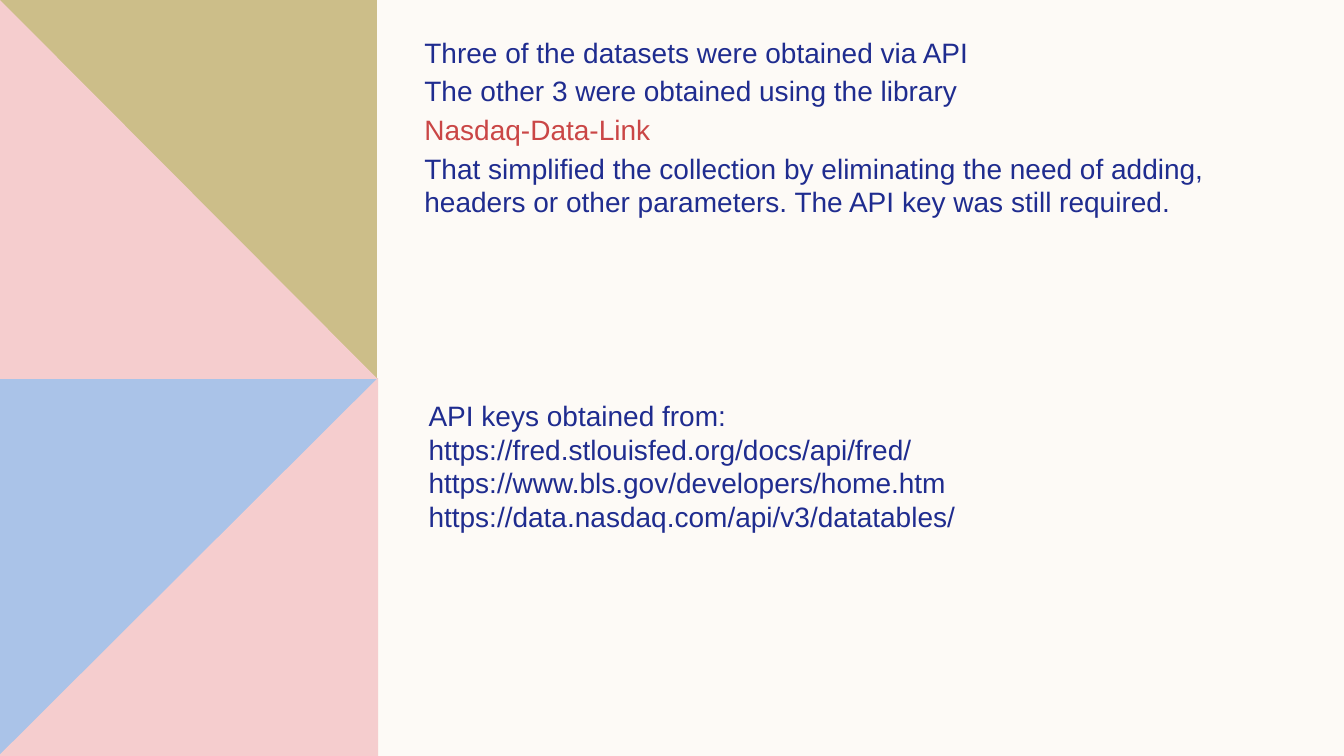
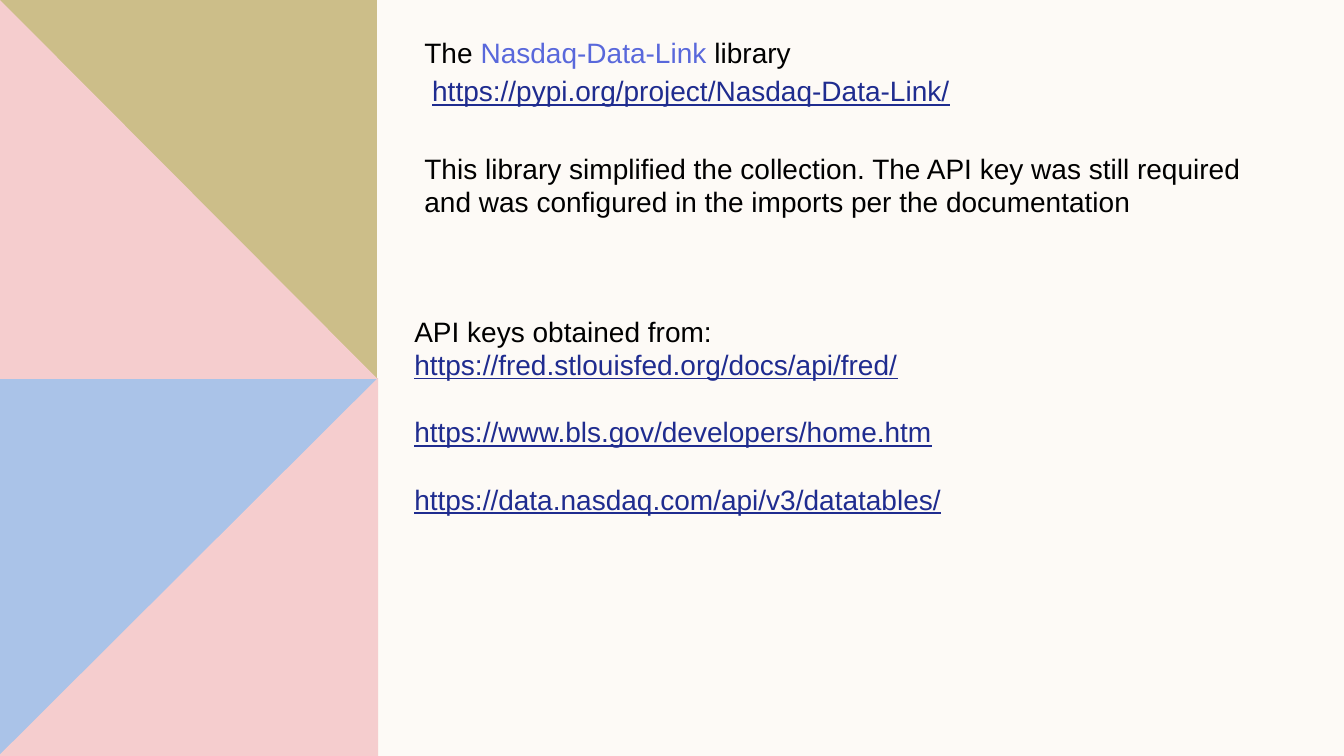
Before and after one commit to gusibis/main, a slide deck: slide 3 of Project_1_Deck.pptx. Drawn at 1344x756 pixels with LibreOffice and Linux fonts; fonts in the diff are those of the drawing. Boxes give left, top, right and bottom in pixels: in the first picture for what was removed or moved away, otherwise in the second. Text is boxed around its words. In the diff, an @@ line names an element or a change of style, - is before the commit and + after.

```diff
--- a/Project_1_Deck.pptx
+++ b/Project_1_Deck.pptx
@@ text at box(424, 42, 1240, 217): text changed; text colour #1F2C8F to #000000 @@
-Three of the datasets were obtained via API
-The other 3 were obtained using the library
-Nasdaq-Data-Link
-That simplified the collection by eliminating the need of adding, headers or other parameters. The API key was still required.
+The Nasdaq-Data-Link library
+https://pypi.org/project/Nasdaq-Data-Link/
+This library simplified the collection. The API key was still required and was configured in the imports per the documentation
@@ text at box(414, 321, 712, 347): text colour #1F2C8F to #000000 in "API keys obtained from:" @@
@@ text "API keys obtained from:": place and size @@
-text "API keys obtained from:" at box(429, 405, 955, 532)
+text "API keys obtained from:" at box(414, 321, 940, 515)
@@ text at box(414, 354, 940, 515): text changed @@
-https://fred.stlouisfed.org/docs/api/fred/ https://www.bls.gov/developers/home.htm https://data.nasdaq.com/api/v3/datatables/
+https://fred.stlouisfed.org/docs/api/fred/
+https://www.bls.gov/developers/home.htm
+https://data.nasdaq.com/api/v3/datatables/
```
Also in this commit, not shown: 5 other slides changed, 11 slides added, 3 slides removed, 33 other files.
